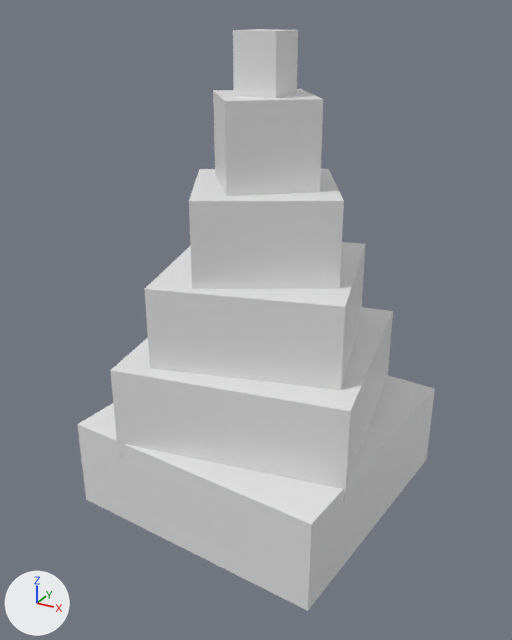
The FBX model assets/models/PineTree.fbx as it was, and as the next commit left it.
Both versions are drawn from a camera (50 mm lens) standing at (11.7, -21.9, 22.5) and looking at (-0.4, 0.1, 11.5). Lighting does not change. The marker at lower left points along +X, +Y and +Z. The first picture is the older version. Where no turn or scale is listed for an object, it has been applied to the vertices.

Names of what the first picture shows: 'Outline.002'.
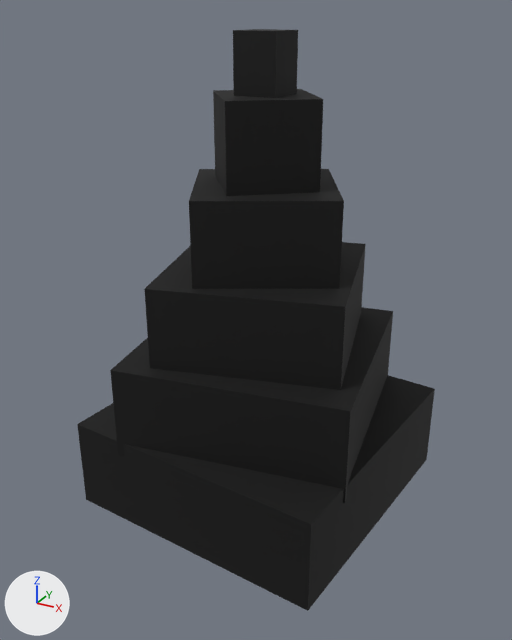
Changed parts and their boxes [x1, y1, x2, y2] in the pictures (512 x 640 px):
'Outline.002', surface changed (white to black)
    both: [77, 29, 435, 611]

The change, as a diff of the scene's bpy script:
```diff
--- a/assets/models/PineTree.fbx.py
+++ b/assets/models/PineTree.fbx.py
@@ img_palette_png @@
+img_palette_png = load_image('palette.png', '_unpacked/palette.png', 32, 32, 'sRGB')
@@ mat_outline @@
 mat_outline = principled_material('Outline')
-mat_outline.base_color = (0.8, 0.8, 0.8)  # white #e7e7e7
-mat_outline.roughness = 0.4
+mat_outline.texture = img_palette_png
+mat_outline.roughness = 0.8
@@ me_pinetree_outline @@
 me_pinetree_outline.from_pydata(...)  # 56 vertices, 42 faces; spans x -5.6..5.6, y -5.6..5.6, z -0.2..21.9
 # used by ob_outline_002; location = (0.0, 0.0, 0.0)
+# me_pinetree_outline part 1: texture (UV) coordinates changed
 me_pinetree_outline.materials.append(mat_outline)
```
